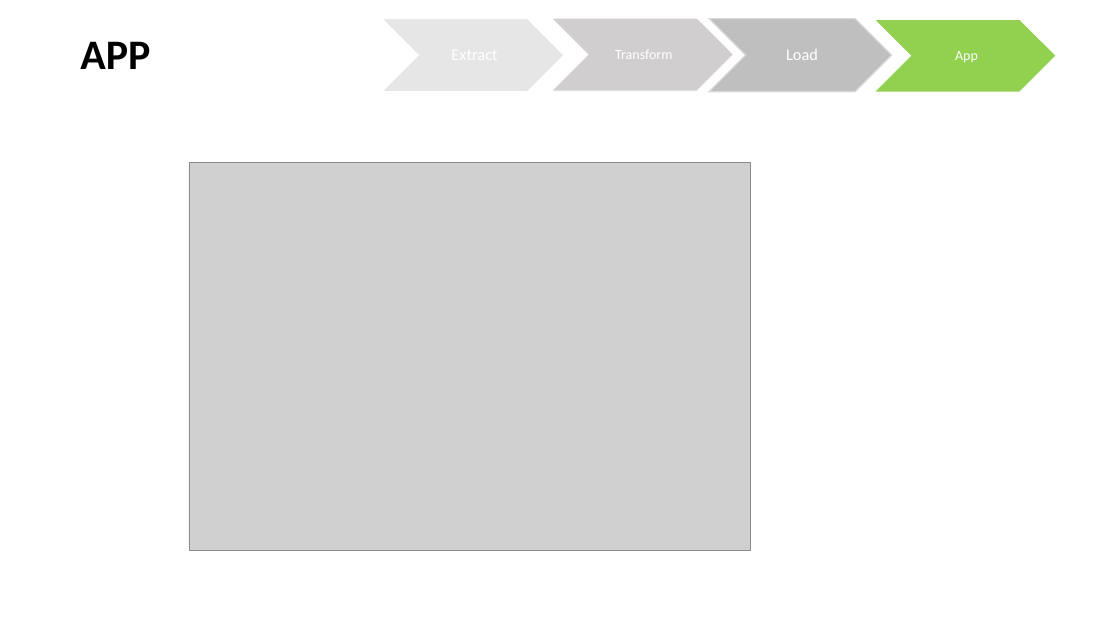
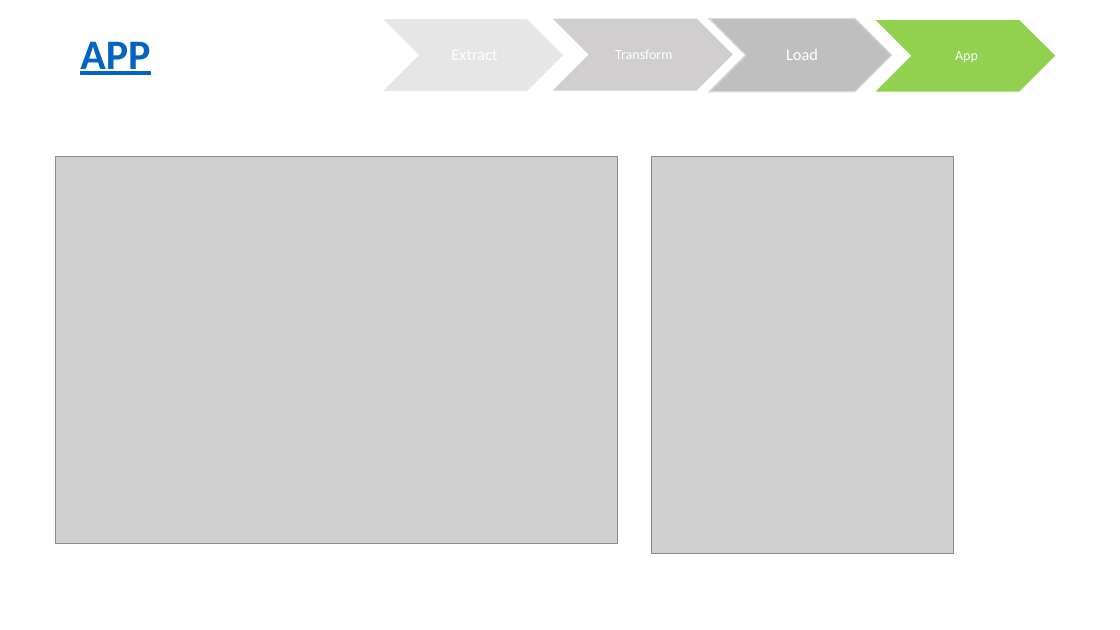
Before and after one commit to joshi-swetam/Interactive-Visualizations_Canadian_Rental_market, a slide deck: slide 2 of Slide deck/Slide deck.pptx (slide 5 before the commit). Drawn at 1120x630 pixels with LibreOffice and Linux fonts; fonts in the diff are those of the drawing; grey boxes stand for pictures. Boxes give left, top, right and bottom in pixels: in the first picture for what was removed or moved away, otherwise in the second. Text is boxed around its words. In the diff, an @@ line names an element or a change of style, - is before the commit and + after.

Commit message:
images added for read me and slide deck updated

```diff
--- a/Slide deck/Slide deck.pptx
+++ b/Slide deck/Slide deck.pptx
@@ text "APP" at (x1=80, y1=41, x2=150, y2=75): text colour #000000 to #0563C1, underline on @@
@@ picture moved from (x1=189, y1=163, x2=751, y2=550) to (x1=55, y1=156, x2=618, y2=544) @@
@@ picture added at (x1=651, y1=156, x2=953, y2=554) @@
```
Also in this commit, not shown: 2 other slides changed, 1 slide added, 2 slides removed, 7 other files.
